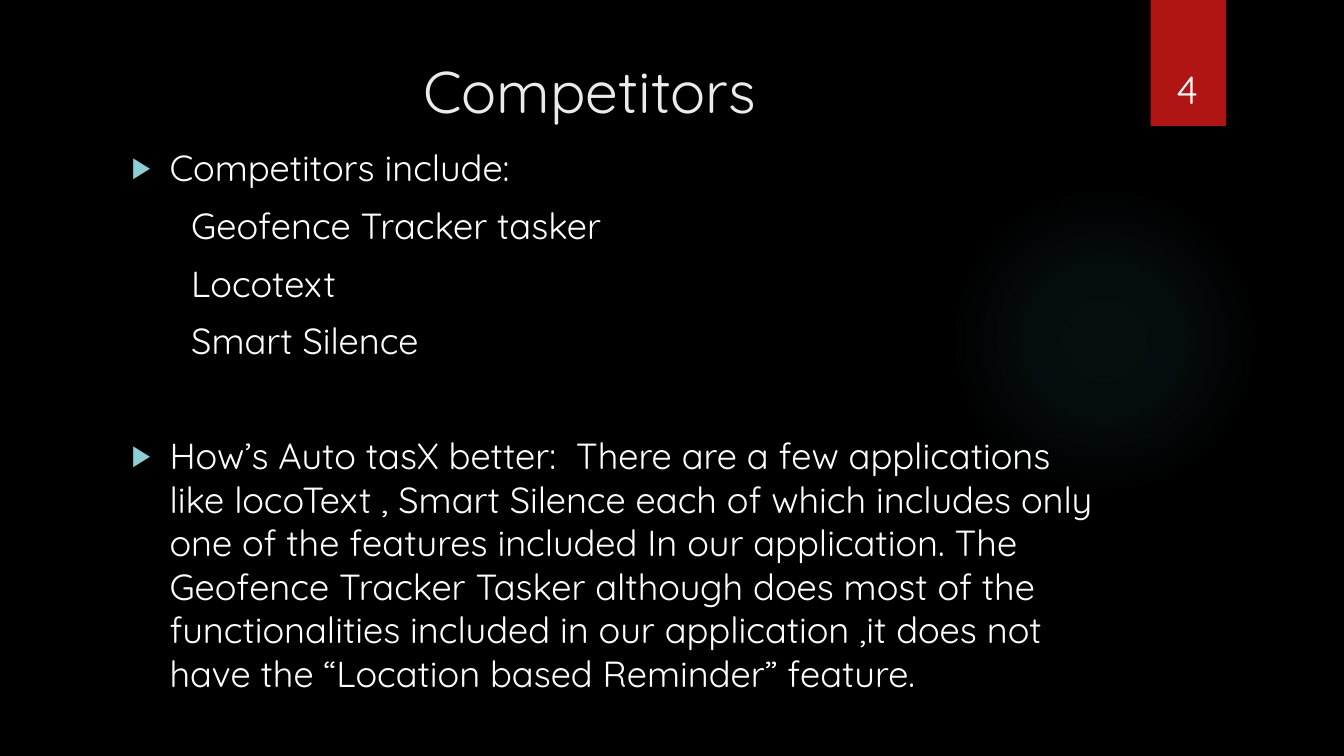
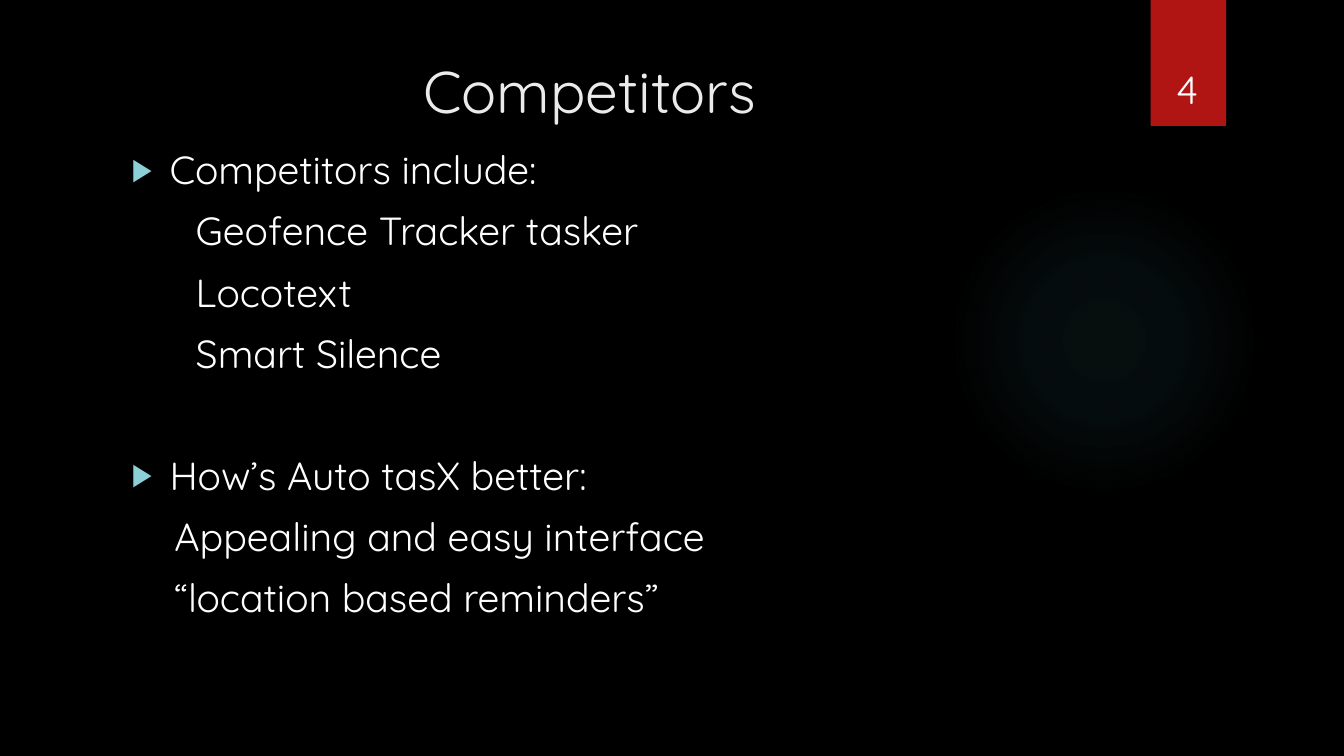
Before and after one commit to hari16/CSE5324, a slide deck: slide 4 of Team7-Inception.pptx. Drawn at 1344x756 pixels with LibreOffice and Linux fonts; fonts in the diff are those of the drawing; background and template pictures are left out. Boxes give left, top, right and bottom in pixels: in the first picture for what was removed or moved away, otherwise in the second. Text is boxed around its words. In the diff, an @@ line names an element or a change of style, - is before the commit and + after.

```diff
--- a/Team7-Inception.pptx
+++ b/Team7-Inception.pptx
@@ text at bbox=[170, 155, 638, 369]: size 25.9 to 28 pt in "Competitors include:", "Geofence Tracker tasker", "Locotext", "Smart Silence" @@
@@ text at bbox=[170, 461, 704, 613]: text changed; size 25.9 to 28 pt @@
-▶ How’s Auto tasX better: There are a few applications like locoText , Smart Silence each of which includes only one of the features included In our application. The Geofence Tracker Tasker although does most of the functionalities included in our application ,it does not have the “Location based Reminder” feature.
+▶ How’s Auto tasX better:
+Appealing and easy interface
+“location based reminders”
```
Also in this commit, not shown: 1 other slide changed, 3 other files.
